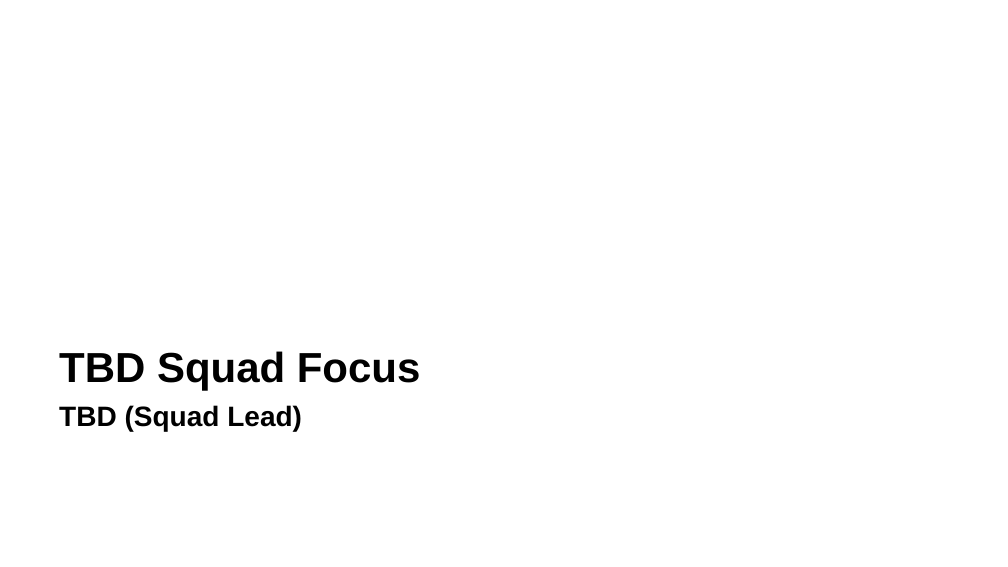
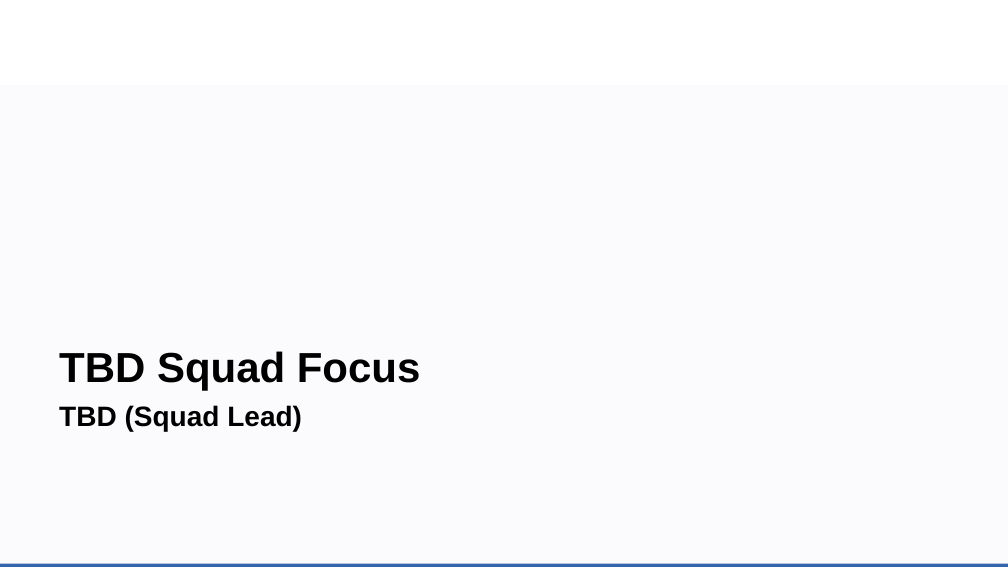
Before and after one commit to zowe/community, a slide deck: slide 17 of Project Management/PI Planning/20PI4 Planning/Zowe Community Squad Focus for 20PI4.pptx (slide 14 before the commit). Drawn at 1008x567 pixels with LibreOffice and Linux fonts; fonts in the diff are those of the drawing; background and template pictures are left out. Boxes give left, top, right and bottom in pixels: in the first picture for what was removed or moved away, otherwise in the second. Text is boxed around its words. In the diff, an @@ line names an element or a change of style, - is before the commit and + after.

Commit message:
Add ZE slides

```diff
--- a/Project Management/PI Planning/20PI4 Planning/Zowe Community Squad Focus for 20PI4.pptx
+++ b/Project Management/PI Planning/20PI4 Planning/Zowe Community Squad Focus for 20PI4.pptx
@@ rectangle added at box(0, 85, 1008, 566), fill #3664AD at 2% opacity @@
@@ rectangle added at box(0, 563, 1008, 567), fill #3664AD @@
```
Also in this commit, not shown: 3 slides added, 1 other file.
